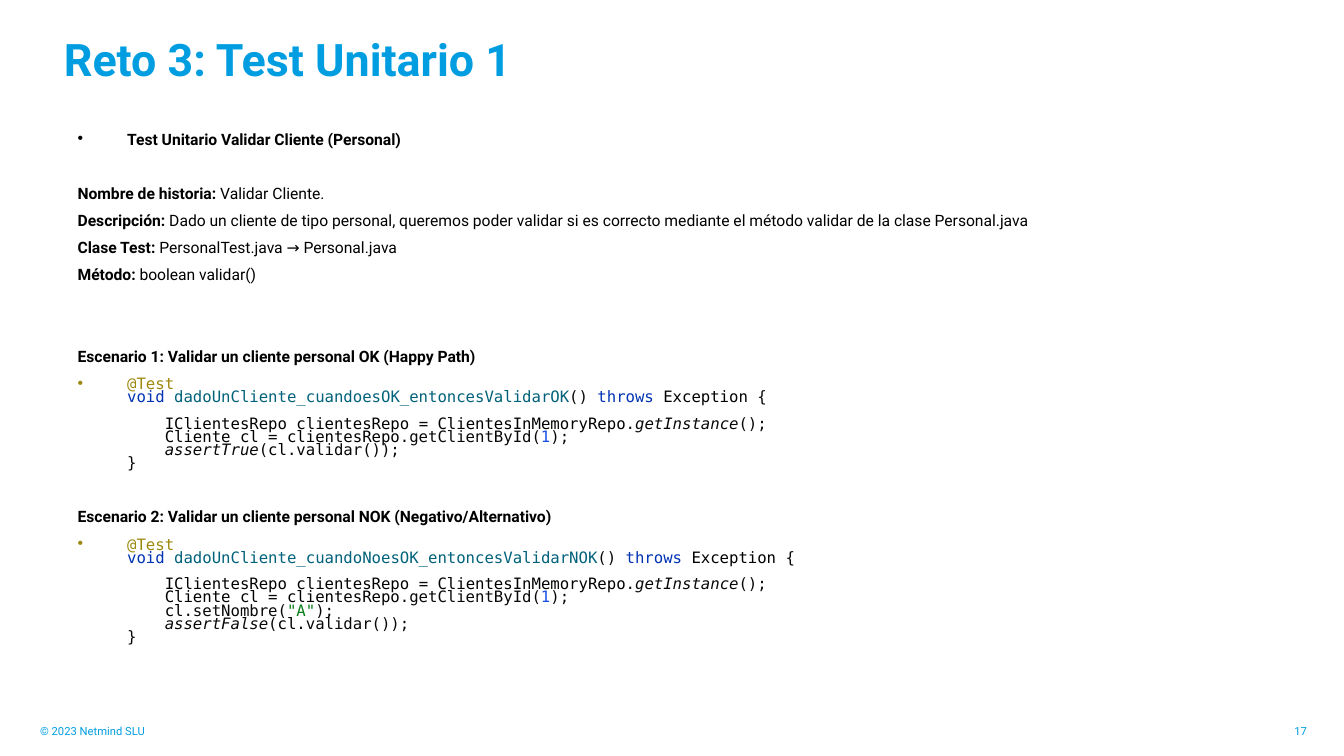
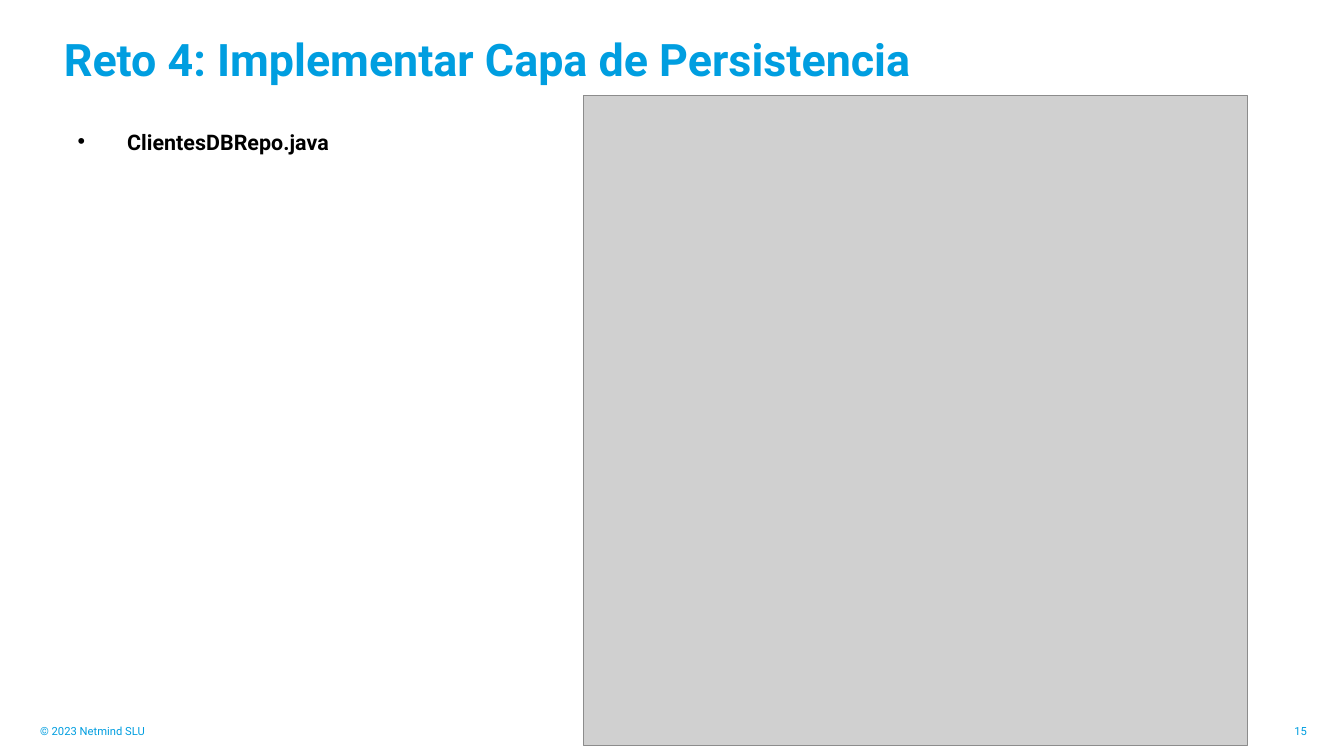
Before and after one commit to Juan-JosePresaDominguez/Reto4-CapaDePersistencia, a slide deck: slide 15 of MyPersonalBankAPI/docs/R4 - Reto Caso Práctico [Equipo 2] - CAPA DE PERSISTENCIA.pptx (slide 17 before the commit). Drawn at 1344x756 pixels with LibreOffice and Linux fonts; fonts in the diff are those of the drawing; grey boxes stand for pictures. Boxes give left, top, right and bottom in pixels: in the first picture for what was removed or moved away, otherwise in the second. Text is boxed around its words. In the diff, an @@ line names an element or a change of style, - is before the commit and + after.

Commit message:
ClientesDBRepo (FINAL)

```diff
--- a/MyPersonalBankAPI/docs/R4 - Reto Caso Práctico [Equipo 2] - CAPA DE PERSISTENCIA.pptx
+++ b/MyPersonalBankAPI/docs/R4 - Reto Caso Práctico [Equipo 2] - CAPA DE PERSISTENCIA.pptx
@@ title at <box>64,42,910,85</box>: text changed @@
-Reto 3: Test Unitario 1
+Reto 4: Implementar Capa de Persistencia
@@ picture added at <box>584,96,1247,745</box> @@
@@ text removed at <box>78,133,1028,632</box> @@
-• Test Unitario Validar Cliente (Personal)
-Nombre de historia: Validar Cliente.
-Descripción: Dado un cliente de tipo personal, queremos poder validar si es correcto mediante el método validar de la clase Personal.java
-Clase Test: PersonalTest.java → Personal.java
-Método: boolean validar()
-Escenario 1: Validar un cliente personal OK (Happy Path)
-• @Test
-  void dadoUnCliente_cuandoesOK_entoncesValidarOK() throws Exception {
-  IClientesRepo clientesRepo = ClientesInMemoryRepo.getInstance();
-  Cliente cl = clientesRepo.getClientById(1);
-  assertTrue(cl.validar());
-  }
-Escenario 2: Validar un cliente personal NOK (Negativo/Alternativo)
-• @Test
-  void dadoUnCliente_cuandoNoesOK_entoncesValidarNOK() throws Exception {
-  IClientesRepo clientesRepo = ClientesInMemoryRepo.getInstance();
-  Cliente cl = clientesRepo.getClientById(1);
-  cl.setNombre("A");
-  assertFalse(cl.validar());
-  }
@@ text added at <box>127,134,329,155</box>, 15.3 pt, text #000000, bold @@
+• ClientesDBRepo.java
@@ page number at <box>1294,727,1307,735</box>: text changed @@
-17
+15
```
Also in this commit, not shown: 4 other slides changed, 4 slides added, 5 slides removed.
